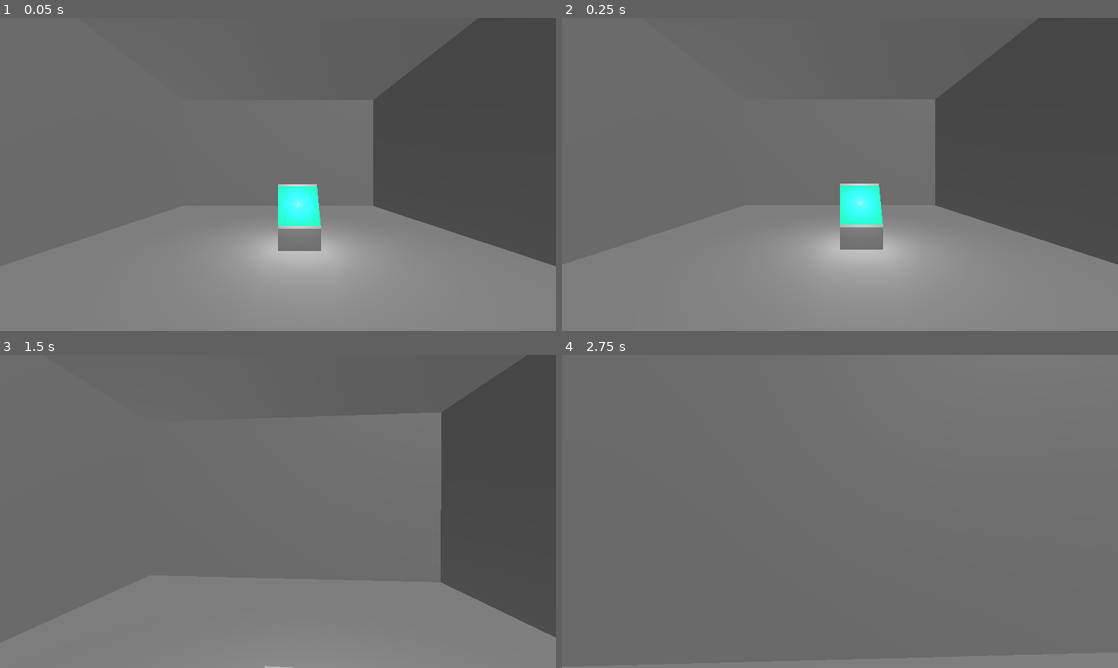
Above: before the commit, frames 1-4 (two rows, left to right).
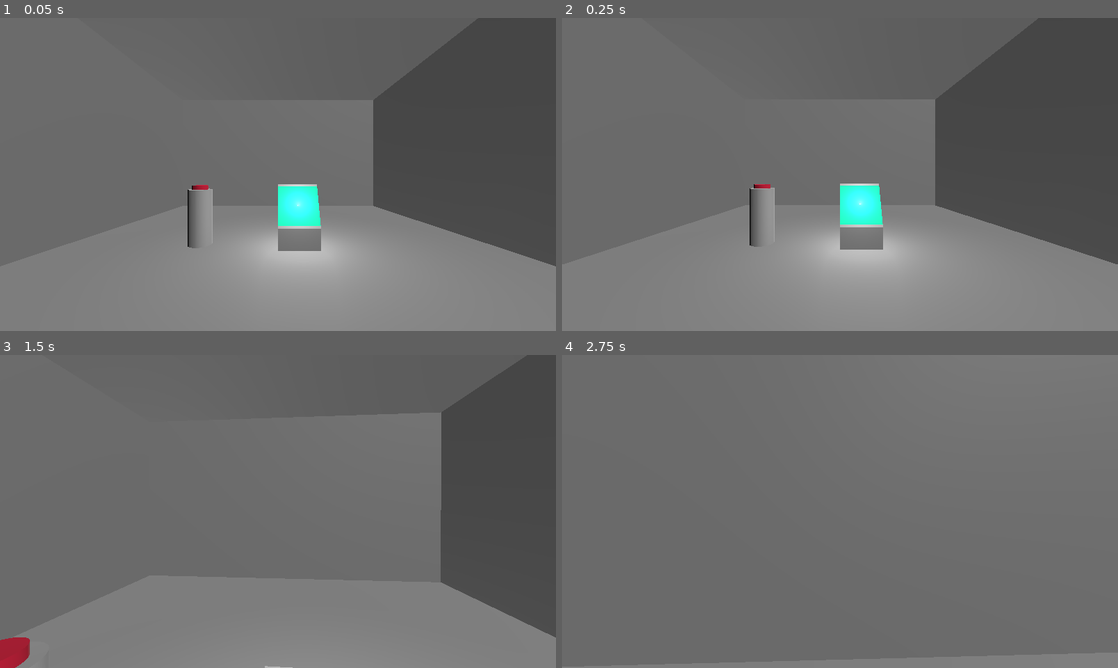
Above: after the commit, the same moments.

Repository: vaporvee/project-thought-experiment
Game: Godot game, scene res://scenes/levels/debug.tscn
Same seed, same stepped clock (60 frames per second), same inputs: the game is played once before the commit and once after it. This scene is started directly instead of the project's main scene.
Inputs (mouse positions are in pixels of both pictures, inside the frame that each line leads up to):
- Up to frame 1 (0.05 s): no input
- Up to frame 2 (0.25 s): no input
- Up to frame 3 (1.5 s): tap Enter at 0.5 s; move the mouse to (305, 511) at 0.52 s; hold E (interact, bound only after the commit) 0.53-1.28 s; hold W (move_forward) from 0.53 s (still down); tap Space (jump) at 0.77 s; move the mouse to (250, 511) at 1.27 s; click (250, 511) at 1.35 s
- Up to frame 4 (2.75 s): keep holding W (move_forward); tap Space (jump) at 1.52 s; tap E (interact, bound only after the commit) at 1.55 s; move the mouse to (851, 505) at 2.02 s; hold E (interact, bound only after the commit) from 2.03 s (still down)

The runs differ from the first frame. In frame 1, 0.4% of the frame differs, in the area x 33-39%, y 53-74%; in frame 2, 0.4%; in frame 3, 0.5%, in the area x 0-6%, y 90-100%; in frame 4, nothing differs.

Commit message:
started adding interaction system

Diff:
--- a/project.godot
+++ b/project.godot
@@ -55,14 +55,14 @@
 "events": [Object(InputEventMouseButton,"resource_local_to_scene":false,"resource_name":"","device":-1,"window_id":0,"a …(257 unchanged characters)…
 ]
 }
-flashlight={
-"deadzone": 0.5,
-"events": [Object(InputEventKey,"resource_local_to_scene":false,"resource_name":"","device":-1,"window_id":0,"alt_pressed":false,"shift_pressed":false,"ctrl_pressed":false,"meta_pressed":false,"pressed":false,"keycode":0,"physical_keycode":70,"key_label":0,"unicode":102,"echo":false,"script":null)
-]
-}
 jump={
 "deadzone": 0.5,
 "events": [Object(InputEventKey,"resource_local_to_scene":false,"resource_name":"","device":-1,"window_id":0,"alt_pressed":false,"shift_pressed":false,"ctrl_pressed":false,"meta_pressed":false,"pressed":false,"keycode":0,"physical_keycode":32,"key_label":0,"unicode":32,"echo":false,"script":null)
+]
+}
+interact={
+"deadzone": 0.5,
+"events": [Object(InputEventKey,"resource_local_to_scene":false,"resource_name":"","device":-1,"window_id":0,"alt_pressed":false,"shift_pressed":false,"ctrl_pressed":false,"meta_pressed":false,"pressed":false,"keycode":0,"physical_keycode":69,"key_label":0,"unicode":101,"echo":false,"script":null)
 ]
 }
 
--- /dev/null
+++ b/scenes/interactables/button_stand.tscn
@@ -0,0 +1,86 @@
+[gd_scene load_steps=11 format=3 uid="uid://dqy8bqf1chm8c"]
+
+[ext_resource type="PackedScene" uid="uid://dm8l36ephydnl" path="res://scenes/interaction_area.tscn" id="1_0okd0"]
+[ext_resource type="Script" path="res://scripts/interactables/button_stand.gd" id="1_uieqm"]
+
+[sub_resource type="CylinderShape3D" id="CylinderShape3D_jpuiw"]
+height = 1.4
+radius = 0.3
+
+[sub_resource type="StandardMaterial3D" id="StandardMaterial3D_q60ht"]
+albedo_color = Color(0.54902, 0.54902, 0.54902, 1)
+
+[sub_resource type="CylinderMesh" id="CylinderMesh_hgcvq"]
+material = SubResource("StandardMaterial3D_q60ht")
+top_radius = 0.3
+bottom_radius = 0.3
+height = 1.4
+
+[sub_resource type="StandardMaterial3D" id="StandardMaterial3D_crdtx"]
+albedo_color = Color(0.686275, 0, 0.168627, 1)
+
+[sub_resource type="CylinderMesh" id="CylinderMesh_g1gjr"]
+material = SubResource("StandardMaterial3D_crdtx")
+top_radius = 0.2
+bottom_radius = 0.2
+height = 0.1
+
+[sub_resource type="Animation" id="Animation_stg1c"]
+resource_name = "press"
+length = 0.2
+tracks/0/type = "value"
+tracks/0/imported = false
+tracks/0/enabled = true
+tracks/0/path = NodePath("Button:position")
+tracks/0/interp = 1
+tracks/0/loop_wrap = true
+tracks/0/keys = {
+"times": PackedFloat32Array(0, 0.1, 0.2),
+"transitions": PackedFloat32Array(1, 1, 1),
+"update": 0,
+"values": [Vector3(0, 0.750413, 0), Vector3(0, 0.67, 0), Vector3(0, 0.75, 0)]
+}
+
+[sub_resource type="Animation" id="Animation_y5bt0"]
+length = 0.001
+tracks/0/type = "value"
+tracks/0/imported = false
+tracks/0/enabled = true
+tracks/0/path = NodePath("Button:position")
+tracks/0/interp = 1
+tracks/0/loop_wrap = true
+tracks/0/keys = {
+"times": PackedFloat32Array(0),
+"transitions": PackedFloat32Array(1),
+"update": 0,
+"values": [Vector3(0, 0.750413, 0)]
+}
+
+[sub_resource type="AnimationLibrary" id="AnimationLibrary_um1vs"]
+_data = {
+"RESET": SubResource("Animation_y5bt0"),
+"press": SubResource("Animation_stg1c")
+}
+
+[node name="ButtonStand" type="StaticBody3D"]
+script = ExtResource("1_uieqm")
+
+[node name="CollisionShape3D" type="CollisionShape3D" parent="."]
+shape = SubResource("CylinderShape3D_jpuiw")
+
+[node name="Stand" type="MeshInstance3D" parent="."]
+mesh = SubResource("CylinderMesh_hgcvq")
+
+[node name="Button" type="MeshInstance3D" parent="."]
+transform = Transform3D(1, 0, 0, 0, 1, 0, 0, 0, 1, 0, 0.750413, 0)
+mesh = SubResource("CylinderMesh_g1gjr")
+
+[node name="AnimationPlayer" type="AnimationPlayer" parent="."]
+libraries = {
+"": SubResource("AnimationLibrary_um1vs")
+}
+
+[node name="InteractionArea" parent="." instance=ExtResource("1_0okd0")]
+transform = Transform3D(1, 0, 0, 0, 1, 0, 0, 0, 1, 0, -0.9, 0)
+
+[connection signal="interacted" from="InteractionArea" to="." method="_on_interaction_area_interacted"]
--- /dev/null
+++ b/scenes/interaction_area.tscn
@@ -0,0 +1,44 @@
+[gd_scene load_steps=4 format=3 uid="uid://dm8l36ephydnl"]
+
+[ext_resource type="Script" path="res://scripts/interaction_area.gd" id="1_shkh8"]
+
+[sub_resource type="BoxShape3D" id="BoxShape3D_xlssi"]
+
+[sub_resource type="LabelSettings" id="LabelSettings_bc53a"]
+font_size = 18
+outline_size = 5
+outline_color = Color(0, 0, 0, 1)
+
+[node name="InteractionArea" type="Area3D"]
+script = ExtResource("1_shkh8")
+
+[node name="CollisionShape3D" type="CollisionShape3D" parent="."]
+transform = Transform3D(1.5, 0, 0, 0, 1.5, 0, 0, 0, 1.5, 0, 1, 0)
+shape = SubResource("BoxShape3D_xlssi")
+
+[node name="InteractionLabel" type="CanvasLayer" parent="."]
+visible = false
+
+[node name="Control" type="Control" parent="InteractionLabel"]
+layout_mode = 3
+anchors_preset = 15
+anchor_right = 1.0
+anchor_bottom = 1.0
+grow_horizontal = 2
+grow_vertical = 2
+
+[node name="Label" type="Label" parent="InteractionLabel/Control"]
+layout_mode = 1
+anchors_preset = 2
+anchor_top = 1.0
+anchor_bottom = 1.0
+offset_left = 7.0
+offset_top = -30.0
+offset_right = 127.0
+offset_bottom = -7.0
+grow_vertical = 0
+text = "[E] Interagieren"
+label_settings = SubResource("LabelSettings_bc53a")
+
+[connection signal="body_entered" from="." to="." method="_on_body_entered"]
+[connection signal="body_exited" from="." to="." method="_on_body_exited"]
--- a/scenes/levels/debug.tscn
+++ b/scenes/levels/debug.tscn
@@ -1,8 +1,9 @@
-[gd_scene load_steps=4 format=3 uid="uid://ckad8stc13n83"]
+[gd_scene load_steps=5 format=3 uid="uid://ckad8stc13n83"]
 
 [ext_resource type="PackedScene" uid="uid://gg5ph541e4p3" path="res://scenes/player.tscn" id="1_2585i"]
 [ext_resource type="PackedScene" uid="uid://ddwkhfly2xyyt" path="res://models/interior.obj" id="1_lphcl"]
 [ext_resource type="PackedScene" uid="uid://b8bvidqu7tmfs" path="res://scenes/interactables/task_terminal.tscn" id="3_30m3x"]
+[ext_resource type="PackedScene" uid="uid://dqy8bqf1chm8c" path="res://scenes/interactables/button_stand.tscn" id="4_cruoa"]
 
 [node name="Debug" type="Node3D"]
 
@@ -21,3 +22,6 @@
 [node name="DirectionalLight3D2" type="DirectionalLight3D" parent="."]
 transform = Transform3D(-0.866016, 0.29244, -0.40558, 0.5, 0.5, -0.707107, -0.00399622, -0.815156, -0.579228, 0, 0, 0)
 light_energy = 0.5
+
+[node name="ButtonStand" parent="." instance=ExtResource("4_cruoa")]
+transform = Transform3D(1, 0, 0, 0, 1, 0, 0, 0, 1, -2, 0.7, 0)
--- a/scenes/levels/lvl_1.tscn
+++ /dev/null
@@ -1,10 +0,0 @@
-[gd_scene load_steps=2 format=3 uid="uid://eok3g18b83f0"]
-
-[ext_resource type="MeshLibrary" uid="uid://c2bhu7trxj2ef" path="res://assets/meshlib/housing.tres" id="2_68k16"]
-
-[node name="Level1" type="Node3D"]
-
-[node name="GridMap" type="GridMap" parent="."]
-transform = Transform3D(1, 0, 0, 0, 1, 0, 0, 0, 1, 0, 1.01438, 0)
-mesh_library = ExtResource("2_68k16")
-metadata/_editor_floor_ = Vector3(0, -1, 0)
--- /dev/null
+++ b/scripts/interactables/button_stand.gd
@@ -0,0 +1,6 @@
+extends StaticBody3D
+
+@onready var animation_player: AnimationPlayer = $AnimationPlayer
+
+func _on_interaction_area_interacted():
+	animation_player.play("press")
--- /dev/null
+++ b/scripts/interaction_area.gd
@@ -0,0 +1,19 @@
+extends Area3D
+
+signal interacted
+
+var player_entered: bool
+@onready var interaction_label: CanvasLayer = $InteractionLabel
+func _on_body_entered(body):
+	if body is Player:
+		player_entered = true
+		interaction_label.show()
+
+func _on_body_exited(body):
+	if body is Player:
+		player_entered = false
+		interaction_label.hide()
+
+func _input(event):
+	if player_entered && event.is_action_pressed("interact"):
+		interacted.emit()
--- a/scripts/player.gd
+++ b/scripts/player.gd
@@ -1,4 +1,5 @@
 extends CharacterBody3D
+class_name Player
 
 
 const SPEED = 5.0
